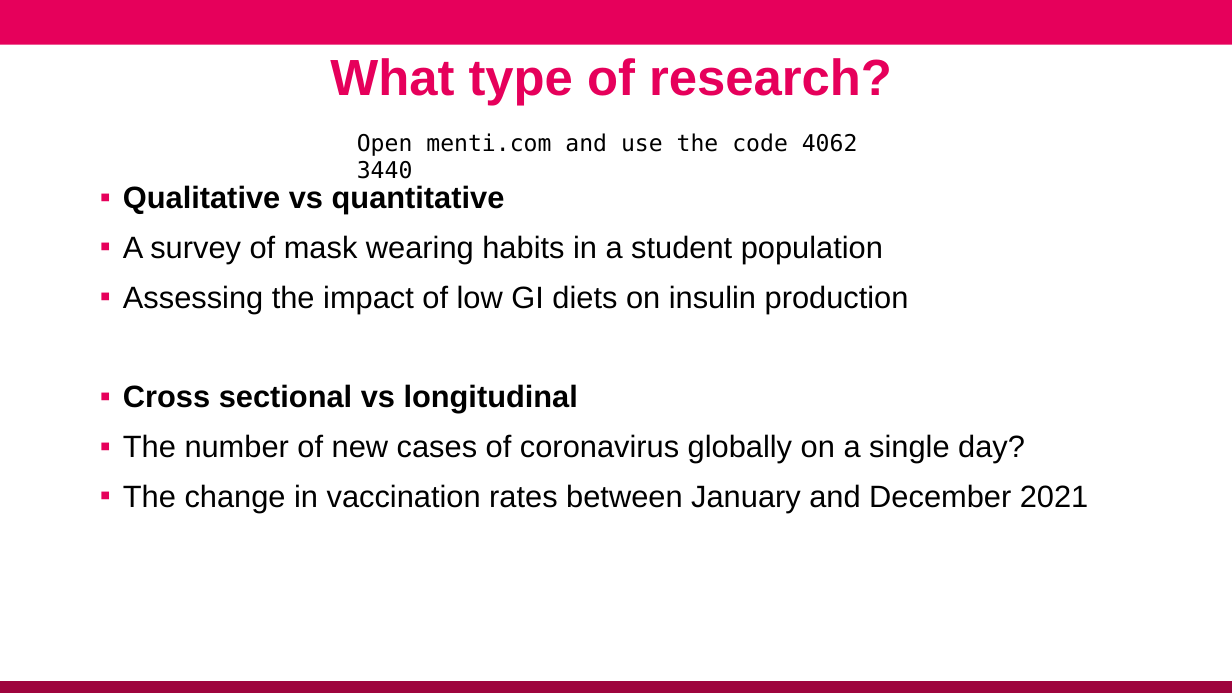
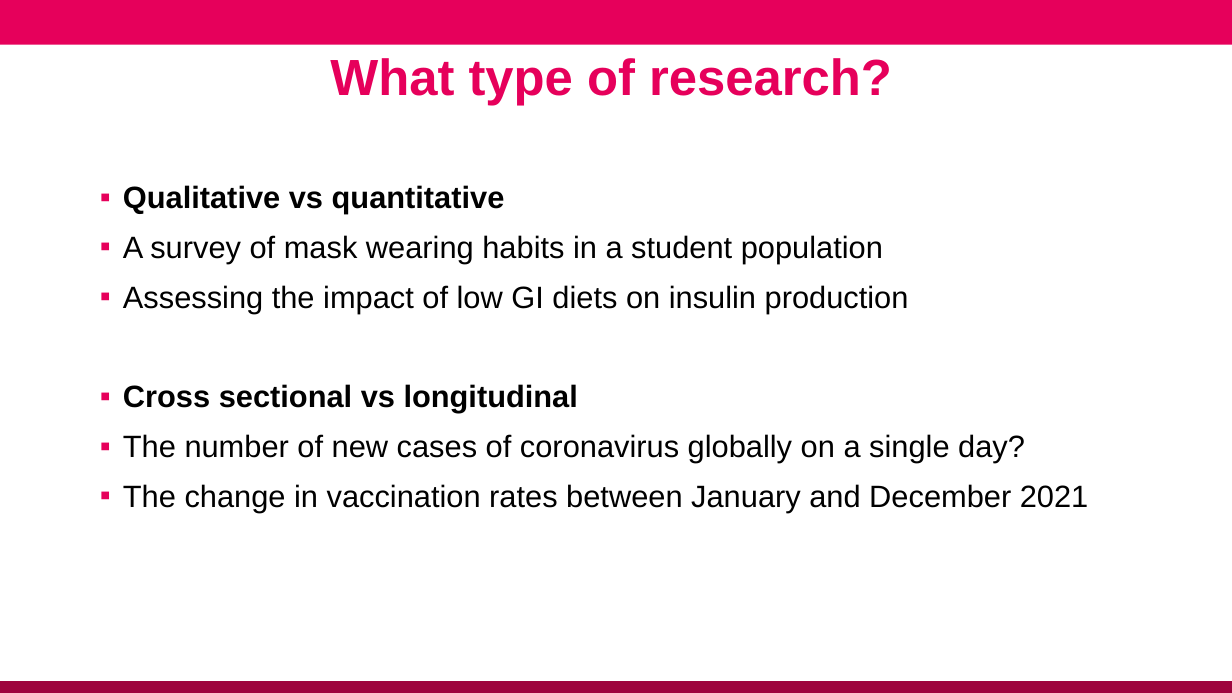
Before and after one commit to conmeehan/conmeehan.github.io, a slide deck: slide 7 of PathogenDataCourse/SlideSets/Statistics.pptx. Drawn at 1232x693 pixels with LibreOffice and Linux fonts; fonts in the diff are those of the drawing; background and template pictures are left out. Boxes give left, top, right and bottom in pixels: in the first picture for what was removed or moved away, otherwise in the second. Text is boxed around its words. In the diff, an @@ line names an element or a change of style, - is before the commit and + after.

```diff
--- a/PathogenDataCourse/SlideSets/Statistics.pptx
+++ b/PathogenDataCourse/SlideSets/Statistics.pptx
@@ text removed at bbox=[357, 133, 858, 179] @@
-Open menti.com and use the code 4062 3440
```
Also in this commit, not shown: 2 other slides changed, 8 other files.
